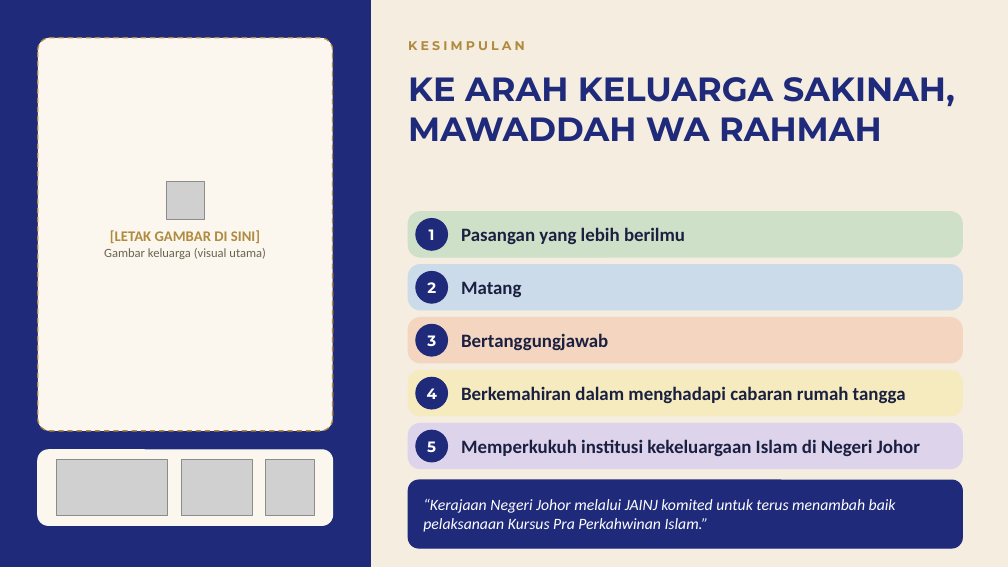
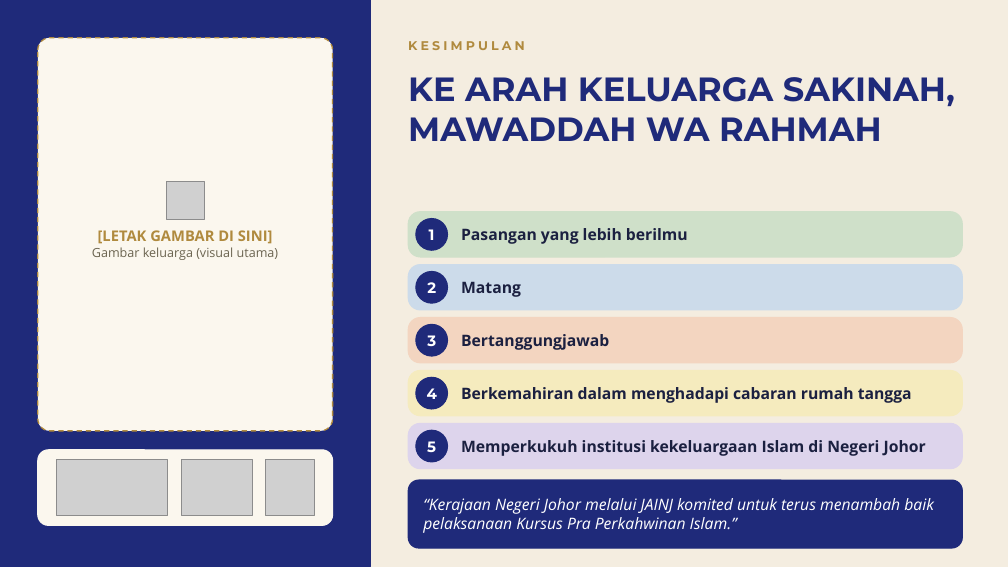
Before and after one commit to nawaljoe/Nawal, a slide deck: slide 16 of Infografik_Soalan_Lisan_A182_Belanjawan2027.pptx. Drawn at 1008x567 pixels with LibreOffice and Linux fonts; fonts in the diff are those of the drawing; grey boxes stand for pictures. Boxes give left, top, right and bottom in pixels: in the first picture for what was removed or moved away, otherwise in the second. Text is boxed around its words. In the diff, an @@ line names an element or a change of style, - is before the commit and + after.

```diff
--- a/Infografik_Soalan_Lisan_A182_Belanjawan2027.pptx
+++ b/Infografik_Soalan_Lisan_A182_Belanjawan2027.pptx
@@ text "[LETAK GAMBAR DI SINI]" at (92,230,279,260): font Calibri to Open Sans @@
@@ size 18 to 15 pt, font Calibri to Open Sans in 5 elements at (461,228,688,244), (461,281,521,297), (461,334,609,350), (461,387,912,403), (461,440,926,456) @@
@@ text "“Kerajaan Negeri Johor melalui JAINJ ..." at (423,498,934,533): font Calibri to Open Sans @@
```
Also in this commit, not shown: 15 other slides changed.
